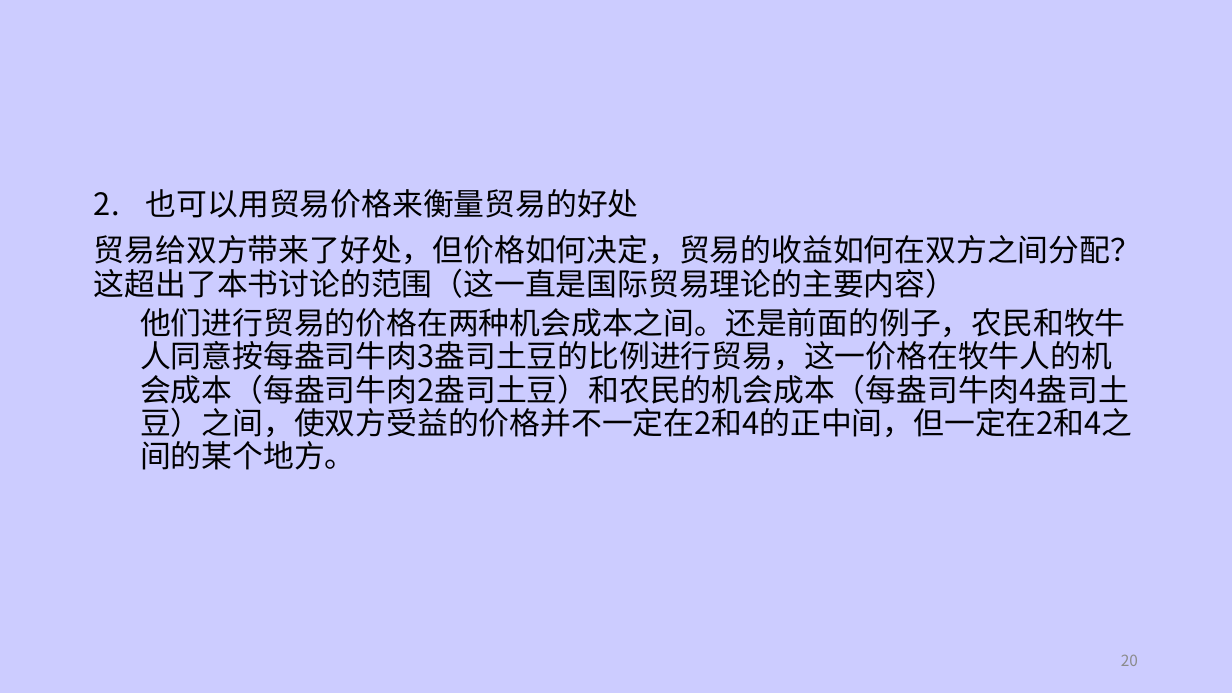
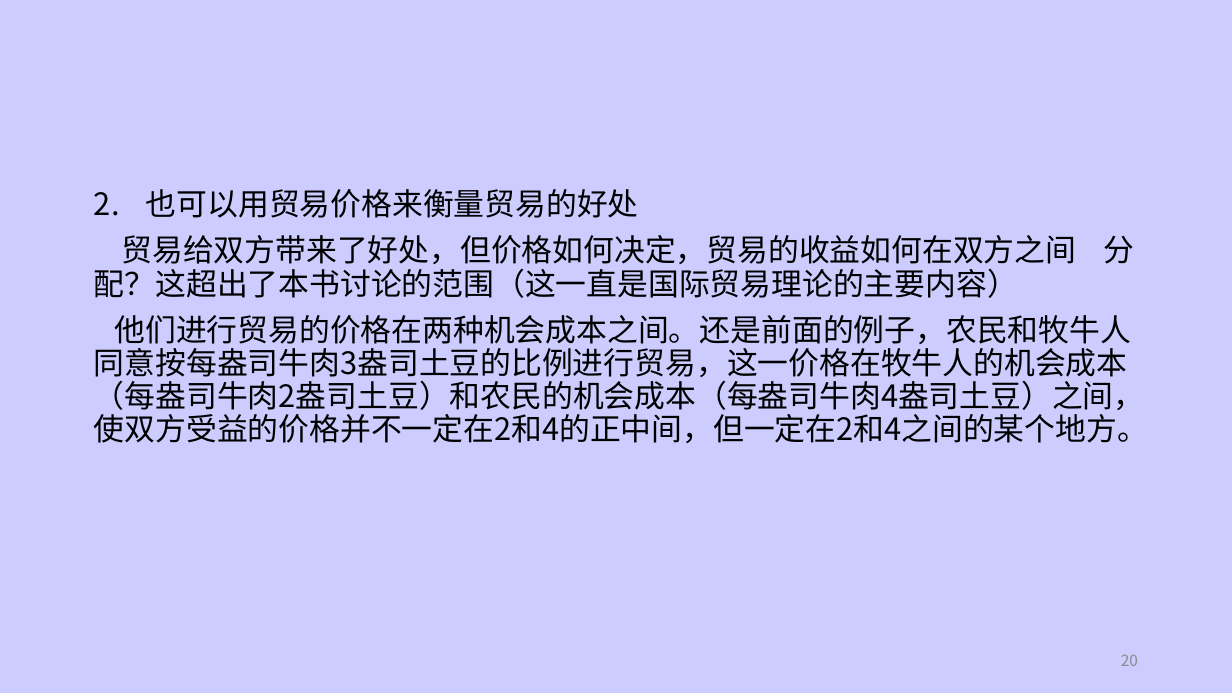
Before and after one commit to dhndzwxj/Teaching_assistant, a slide deck: slide 20 of 微观原理课件/第2章 相互依存性及贸易的好处1.pptx. Drawn at 1232x693 pixels with LibreOffice and Linux fonts; fonts in the diff are those of the drawing. Boxes give left, top, right and bottom in pixels: in the first picture for what was removed or moved away, otherwise in the second. Text is boxed around its words. In the diff, an @@ line names an element or a change of style, - is before the commit and + after.

```diff
--- a/微观原理课件/第2章 相互依存性及贸易的好处1.pptx
+++ b/微观原理课件/第2章 相互依存性及贸易的好处1.pptx
@@ text at [94, 235, 1135, 298]: spaces changed @@
-贸易给双方带来了好处，但价格如何决定，贸易的收益如何在双方之间分配？这超出了本书讨论的范围（这一直是国际贸易理论的主要内容）
+贸易给双方带来了好处，但价格如何决定，贸易的收益如何在双方之间 分配？这超出了本书讨论的范围（这一直是国际贸易理论的主要内容）
@@ text at [94, 315, 1148, 443]: list level 2 to 1 in "他们进行贸易的价格在两种机会成本之间。还是前面的例子，农民和牧牛人同意按每盎司牛肉3盎司土豆的比例进行贸易，这一价格在牧 ..." @@
```
Also in this commit, not shown: 6 other slides changed.
